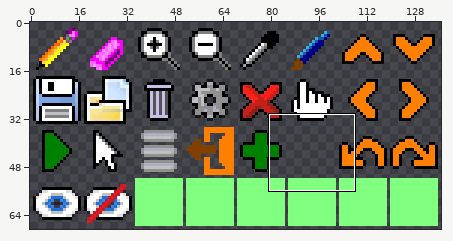
One commit to this sprite sheet: src/troid/resource/sprites/editor.png. The first picture is a wide view before the edit; the outline marks the close-up.
Close-up. Before the edit:
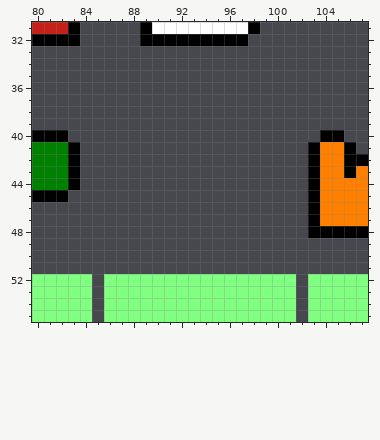
The file is 137x69 pixels. Colours within 5 levels of each other are drawn and written as one. Shown: x 80..107, y 31..55.
Now the later version:
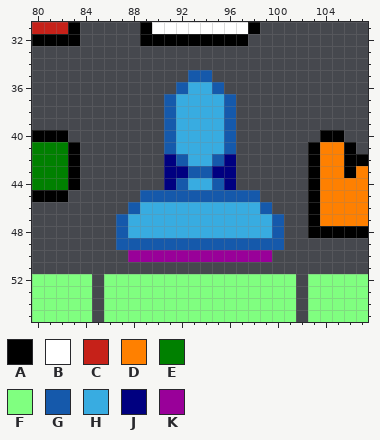
Palette (. is transparent): A #000000  B #ffffff  C #c62119  D #ff8000  E #008000  F #80ff80  G #1559ab  H #38ace1  J #000080  K #990099
Changes in this commit:
Colour G is added in row 35 at x 93 to 94; in row 36 at x 92 and 95; in rows 37 to 41 at x 91 and 96; in row 42 at x 92 and 95; in row 43 at x 93 to 94; in row 44 at x 92 and 95.
Colour G is added in row 45 at x 89 to 98; in row 46 at x 88 and 99; in rows 47 to 48 at x 87 and 100; in row 49 at x 87 to 100.
Colour H is added in row 36 at x 93 to 94; in rows 37 to 41 at x 92 to 95; in row 42 at x 93 to 94; in row 44 at x 93 to 94; in row 46 at x 89 to 98; in rows 47 to 48 at x 88 to 99.
Colour J is added in row 42 at x 91 and 96; in row 43 at x 91 to 92 and 95 to 96; in row 44 at x 91 and 96.
Colour K is added in row 50 at x 88 to 99.
Changed places in both close-ups, as pixel boxes (x1, y1, x2, y2):
added: (116, 70, 284, 262)
